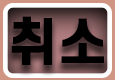
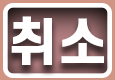
Layers edited between the first and the second 115 x 80 image:
painted on "취소" over [11, 16, 104, 65]
